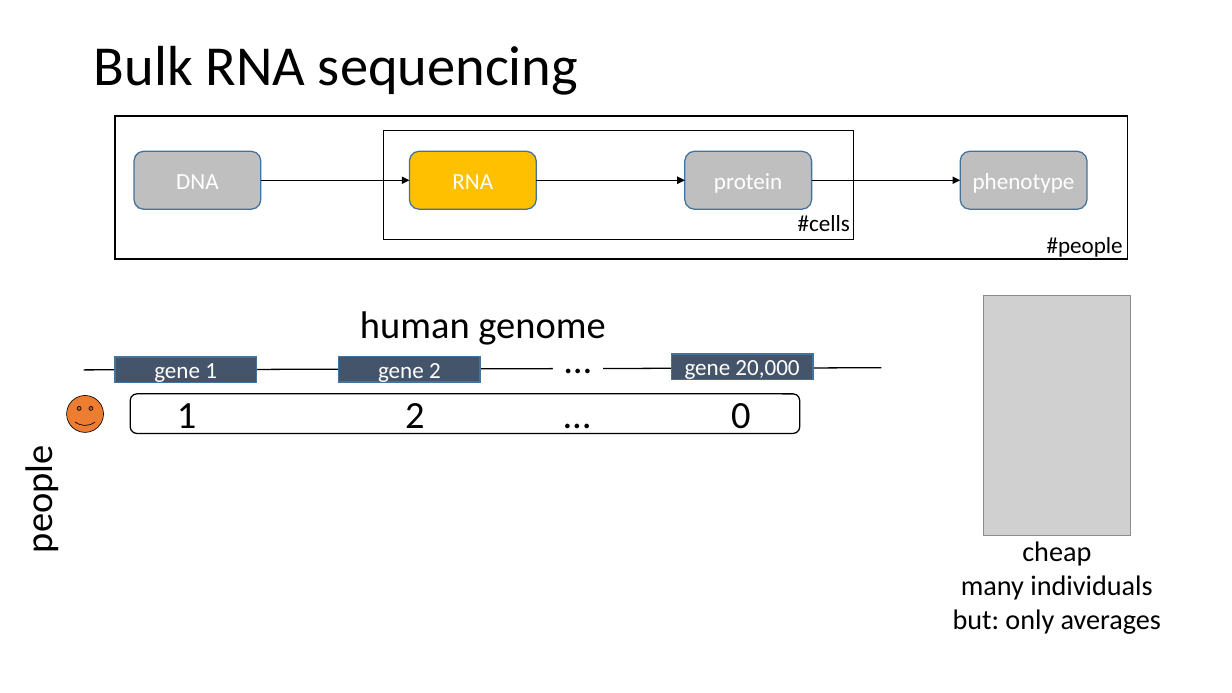
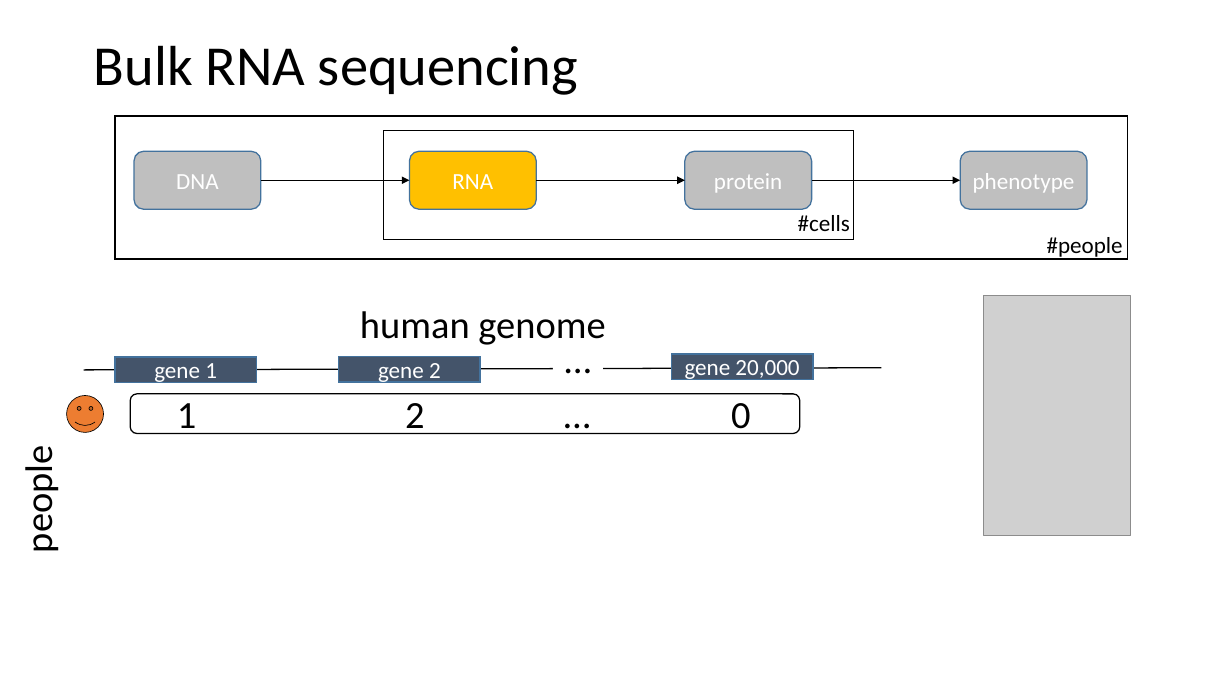
Before and after one commit to lmrl-bio/lmrl-bio.github.io, a slide deck: slide 17 of hostedfiles/datacrashcourse.pptx (slide 16 before the commit). Drawn at 1232x693 pixels with LibreOffice and Linux fonts; fonts in the diff are those of the drawing; grey boxes stand for pictures. Boxes give left, top, right and bottom in pixels: in the first picture for what was removed or moved away, otherwise in the second. Text is boxed around its words. In the diff, an @@ line names an element or a change of style, - is before the commit and + after.

```diff
--- a/hostedfiles/datacrashcourse.pptx
+++ b/hostedfiles/datacrashcourse.pptx
@@ text removed at [953, 541, 1161, 634] @@
-cheap
-many individuals
-but: only averages
```
Also in this commit, not shown: 2 slides added, 1 other file.
